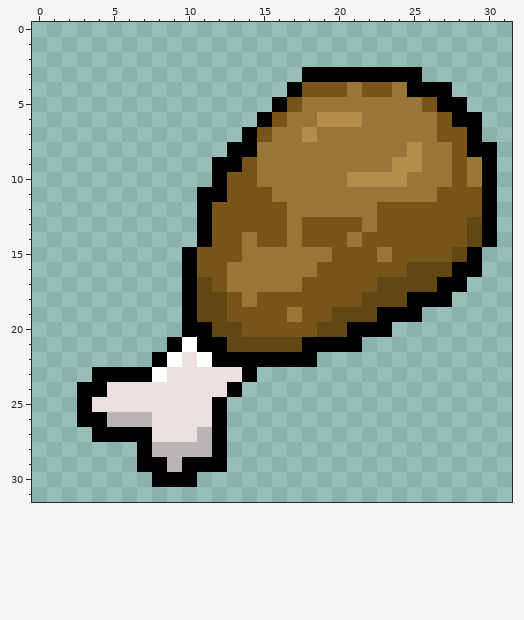
Two states of a pixel-art sprite, Assets/Sprites/Icons/IC_atkup.png. That is the earlier state.
The file is 32x32 pixels.
And afterwards:
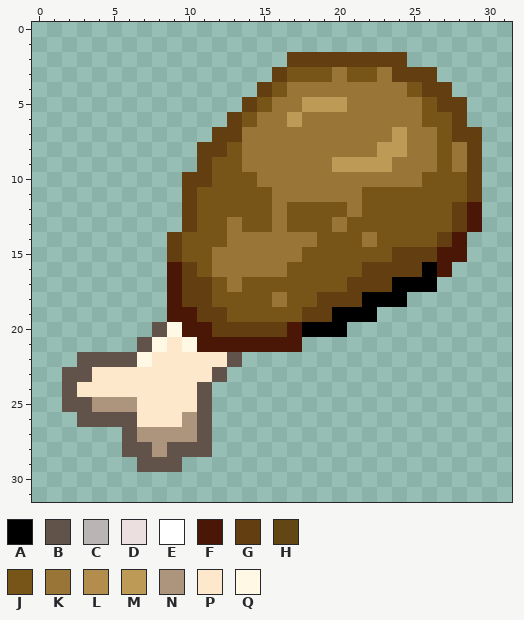
Palette (. is transparent): A #000000  B #61524a  C #b9b5b5  D #ebdfdf  E #ffffff  F #4a1707  G #633e11  H #624613  J #775519  K #997637  L #b38d4b  M #bd9a55  N #ad957d  P #fde8cc  Q #fff8e5
Diff:
Changed rows in their new state; - is an unchanged pixel.
first column x 2:
 2 ---------------GGGGGGGG------
 3 --------------GJJJKJJKGGG----
 4 -------------GJKKKK-KK-JGG---
 5 ------------GJKKMMM------GG--
 6 -----------GJKKM-KKK----J-G.-
 7 ----------GGKK--K-----M---GG-
 8 ---------GGJK--------MMK-JKG.
 9 ---------GJJK-----MMMMKK-JKG.
10 --------GGJ--------KKKK-JJ-G.
11 --------GJJ---------JJJJJ--G.
12 --------GJ----KJJJJ-J-----GF.
13 --------GJ-K--KJ--K-J-----GF.
14 -------GJJ-K-KK-K--JK----GF..
15 -------GJ-KK----JJ---JGGGFF.-
16 -------FG-K----JJ---GGGGAF..-
17 -------FGG--JJJJ---GGGAAA..--
18 -------FGGJ-J-K--GGGAAA...---
19 -------FFGG----JGGAAA...-----
20 ------BQFFGGGGGFAAA...-------
21 -----BQPQFFFFFFF....---------
22 -BBBBQPPPPPB.....------------
23 BBPPPPPPPPB..----------------
24 BPPPPPPPPB..-----------------
25 BBNNNPPPPB.------------------
26 -BBBBPPPNB.------------------
27 --..BNNNNB.------------------
28 ----BBNBBB.------------------
29 -----BBB...------------------
30 ------...--------------------
